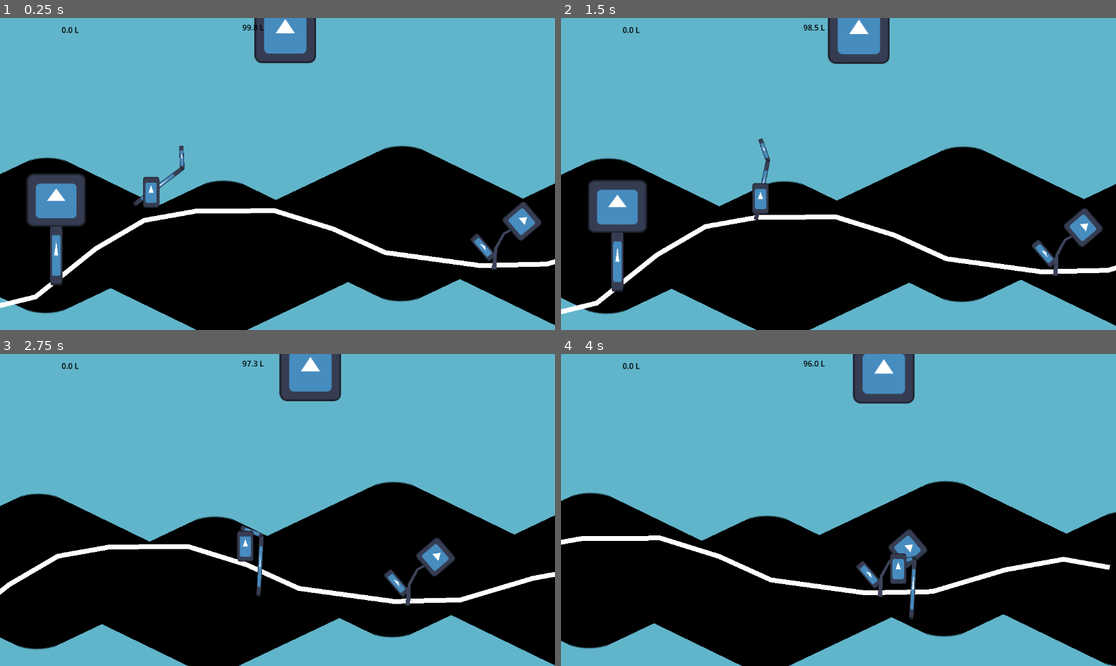
Above: before the commit, frames 1-4 (two rows, left to right).
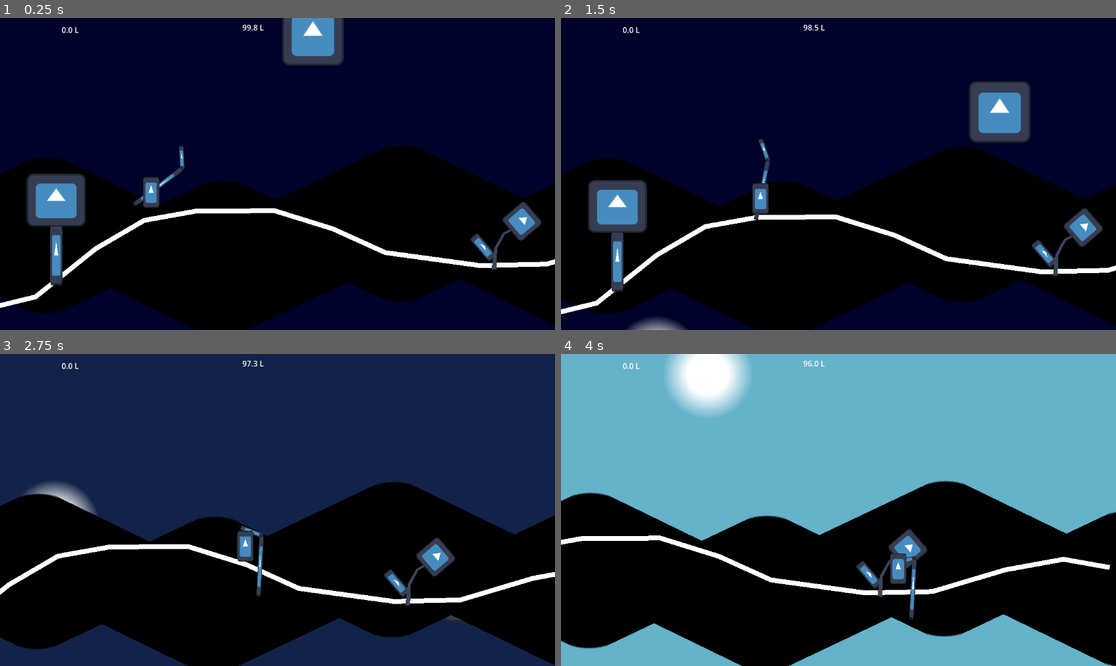
Above: after the commit, the same moments.

Repository: Eptwalabha/ld52
Game: Godot game, scene res://scene/game.tscn
The game is run twice, just before and just after one commit, with the same random seed, the same clock (stepped at 60 frames per second) and the same inputs. The engine's default icon, where the game draws it, is replaced by a stand-in: a white triangle on a blue panel in a dark square.
Inputs:
- Up to frame 1 (0.25 s): no input
- Up to frame 2 (1.5 s): hold E (action) 0.53-1.28 s; hold Right (move_right) from 0.53 s (still down); tap Up (jump) at 0.77 s; tap Space (attack) at 1.35 s
- Up to frame 3 (2.75 s): tap Up (jump) at 1.52 s; release Right (move_right) at 2.03 s; hold Left (move_left) from 2.03 s (still down); hold E (action) from 2.03 s (still down)
- Up to frame 4 (4 s): release Left (move_left) at 2.78 s; release E (action) at 2.78 s; hold Right (move_right) from 2.78 s (still down); tap Space (attack) at 2.85 s; tap Up (jump) at 3.02, 3.77 s; hold E (action) from 3.53 s (still down)

The runs differ from the first frame. In frame 1, 58% of the frame differs, in the area x 0-100%, y 0-100%; in frame 2, 59%; in frame 3, 59%; in frame 4, 4.4%.

Commit message:
day/night cycle

Diff:
--- /dev/null
+++ b/resource/shader/day_night_cycle.tres
@@ -0,0 +1,8 @@
+[gd_resource type="GradientTexture1D" load_steps=2 format=3 uid="uid://db0gep3r0hry6"]
+
+[sub_resource type="Gradient" id="Gradient_namdj"]
+offsets = PackedFloat32Array(0.259804, 0.338235, 0.691176, 0.754902)
+colors = PackedColorArray(1, 1, 1, 1, 0, 0, 0, 1, 0.0343137, 0.0343137, 0.0343137, 1, 1, 1, 1, 1)
+
+[resource]
+gradient = SubResource("Gradient_namdj")
--- a/scene/game.tscn
+++ b/scene/game.tscn
@@ -89,14 +89,12 @@
 offset_top = 13.0
 offset_right = 168.0
 offset_bottom = 36.0
-theme_override_colors/font_color = Color(0, 0, 0, 1)
 
 [node name="plant" type="Label" parent="ui"]
 offset_left = 503.0
 offset_top = 8.0
 offset_right = 543.0
 offset_bottom = 31.0
-theme_override_colors/font_color = Color(0, 0, 0, 1)
 
 [connection signal="new_cycle" from="parallax/sky/SunMoon" to="." method="_on_sun_moon_new_cycle"]
 [connection signal="died" from="parallax/foreground/level/flower" to="." method="_on_flower_died"]
--- a/scene/level/day_night.gd
+++ b/scene/level/day_night.gd
@@ -6,6 +6,7 @@
 @onready var pivot : Node2D = $pivot
 @onready var moon : Sprite2D = $pivot/moon
 @onready var sun : Sprite2D = $pivot/sun
+@onready var shader : Material = $sky.material
 
 @export var cycle_duration : float = 120.0
 
@@ -15,7 +16,6 @@
 func _ready():
 	cycle_speed = TAU / cycle_duration
 
-
 func _process(delta):
 	pivot.rotation += delta * cycle_speed
 	sun.rotation -= delta * cycle_speed
@@ -24,3 +24,4 @@
 		current_cycle += 1
 		pivot.rotation -= TAU
 		emit_signal("new_cycle", current_cycle)
+	shader.set_shader_parameter("time", pivot.rotation / TAU)
--- a/scene/level/day_night.gdshader
+++ b/scene/level/day_night.gdshader
@@ -1,7 +1,11 @@
 shader_type canvas_item;
 
-uniform vec4 sky_color : source_color;
+uniform vec4 day_color : source_color = vec4(0.4, 0.7, 0.8, 1.);
+uniform vec4 night_color : source_color = vec4(0., 0., 0., 1.);
+uniform float time : hint_range(0., 1.) = 0.;
+uniform sampler2D day_night;
 
 void fragment() {
-	COLOR = sky_color;
+	vec4 amount = texture(day_night, vec2(time));
+	COLOR = mix(day_color, night_color, amount.x);
 }
--- a/scene/level/day_night.tscn
+++ b/scene/level/day_night.tscn
@@ -1,17 +1,23 @@
-[gd_scene load_steps=5 format=3 uid="uid://btayx8o2rhi78"]
+[gd_scene load_steps=7 format=3 uid="uid://btayx8o2rhi78"]
 
 [ext_resource type="Texture2D" uid="uid://xp5k4w74fa3o" path="res://icon.svg" id="1_aldsk"]
 [ext_resource type="Script" path="res://scene/level/day_night.gd" id="1_kpu7u"]
 [ext_resource type="Shader" path="res://scene/level/day_night.gdshader" id="2_i53i8"]
+[ext_resource type="Texture2D" uid="uid://db0gep3r0hry6" path="res://resource/shader/day_night_cycle.tres" id="3_jpmfv"]
+[ext_resource type="Texture2D" uid="uid://yau728jfirjf" path="res://resource/images/sun.png" id="5_b8ref"]
 
 [sub_resource type="ShaderMaterial" id="ShaderMaterial_x5tiu"]
 shader = ExtResource("2_i53i8")
-shader_parameter/sky_color = Color(0.380392, 0.709804, 0.796078, 1)
+shader_parameter/day_color = Color(0.4, 0.7, 0.8, 1)
+shader_parameter/night_color = Color(0, 0.00784314, 0.164706, 1)
+shader_parameter/time = 0.0
+shader_parameter/day_night = ExtResource("3_jpmfv")
 
 [node name="SunMoon" type="Node2D"]
 script = ExtResource("1_kpu7u")
+cycle_duration = 10.0
 
-[node name="Sky" type="Sprite2D" parent="."]
+[node name="sky" type="Sprite2D" parent="."]
 material = SubResource("ShaderMaterial_x5tiu")
 scale = Vector2(17.1641, 10.6875)
 texture = ExtResource("1_aldsk")
@@ -25,4 +31,5 @@
 
 [node name="sun" type="Sprite2D" parent="pivot"]
 position = Vector2(0.001, 480)
-texture = ExtResource("1_aldsk")
+scale = Vector2(0.53116, 0.53116)
+texture = ExtResource("5_b8ref")
--- a/scene/water/water_source.gd
+++ b/scene/water/water_source.gd
@@ -9,7 +9,7 @@
 @export var can_extract_water : bool = true
 
 func drank(amount: int) -> void:
-	if infinit_volume or can_extract_water:
+	if infinit_volume or not can_extract_water:
 		return
 	water_volume = max(0, water_volume - 1)
 	can_extract_water = can_extract_water and water_volume > 0
Binary file added: resource/images/sun.png
Not shown, added: resource/images/sun.png.import
